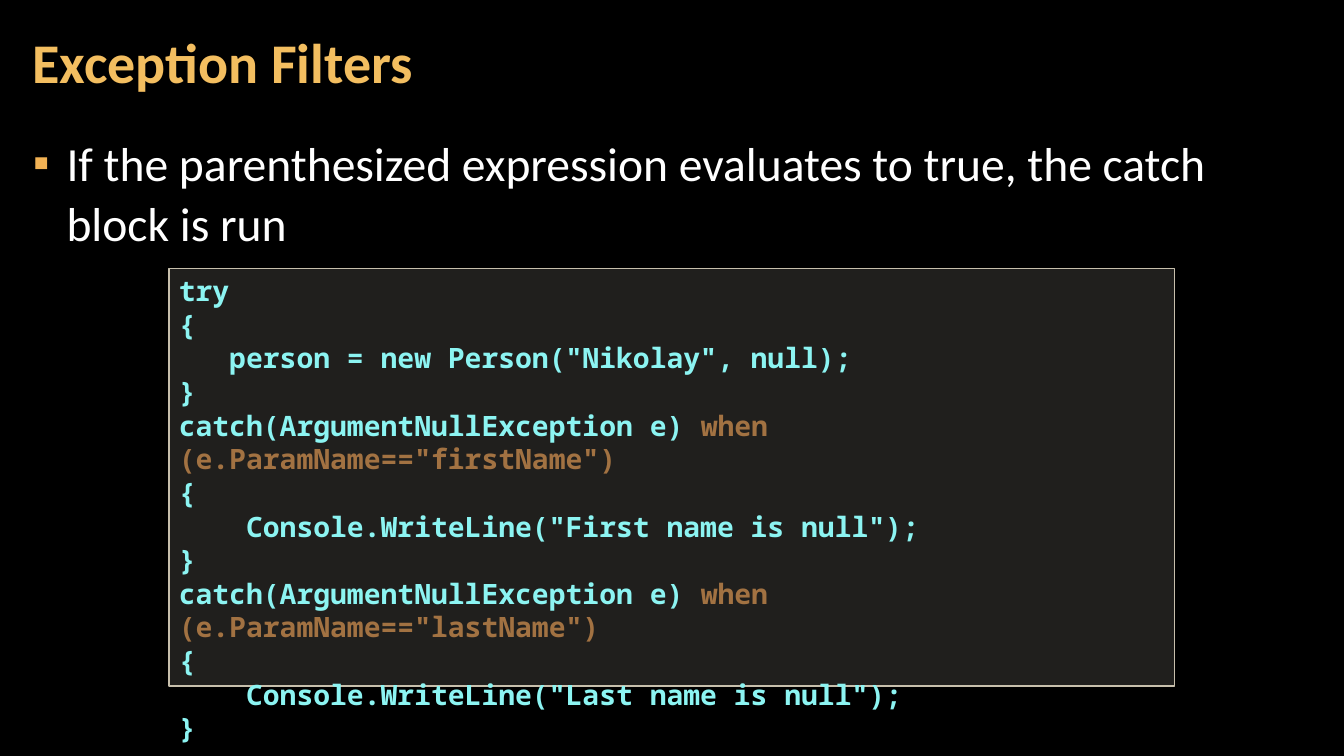
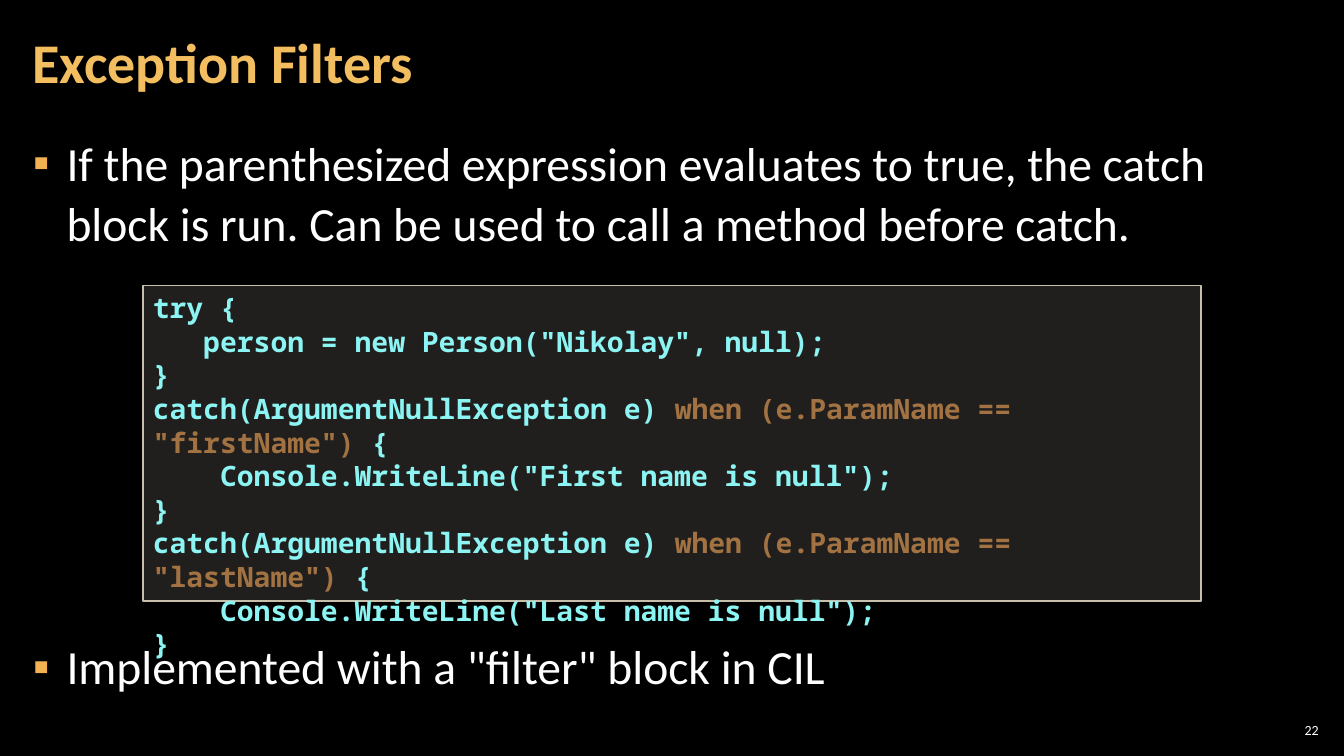
Before and after one commit to NikolayIT/CSharp-New-Features, a slide deck: slide 22 of docs/What is new in CSharp 6.0 and 7.0.pptx (slide 17 before the commit). Drawn at 1344x756 pixels with LibreOffice and Linux fonts; fonts in the diff are those of the drawing; background and template pictures are left out. Boxes give left, top, right and bottom in pixels: in the first picture for what was removed or moved away, otherwise in the second. Text is boxed around its words. In the diff, an @@ line names an element or a change of style, - is before the commit and + after.

```diff
--- a/docs/What is new in CSharp 6.0 and 7.0.pptx
+++ b/docs/What is new in CSharp 6.0 and 7.0.pptx
@@ text at [67, 148, 1205, 692]: text changed @@
-▪ If the parenthesized expression evaluates to true, the catch block is run
+▪ If the parenthesized expression evaluates to true, the catch block is run. Can be used to call a method before catch.
+▪ Implemented with a "filter" block in CIL
@@ rectangle "try {": place and size @@
-rectangle "try {" at [168, 269, 1175, 687]
+rectangle "try {" at [143, 285, 1202, 601]
@@ text in rectangle at [153, 299, 203, 325]: text changed @@
-try
-{
+try {
@@ text in rectangle at [153, 397, 961, 458]: text changed @@
-catch(ArgumentNullException e) when (e.ParamName=="firstName")
-{
+catch(ArgumentNullException e) when (e.ParamName == "firstName") {
@@ text in rectangle at [153, 531, 961, 592]: text changed @@
-catch(ArgumentNullException e) when (e.ParamName=="lastName")
-{
+catch(ArgumentNullException e) when (e.ParamName == "lastName") {
@@ page number added at [1305, 726, 1319, 735], 10 pt, text #FFFFFF @@
+22
```
Also in this commit, not shown: 16 other slides changed, 2 slides added, 5 slides removed.
